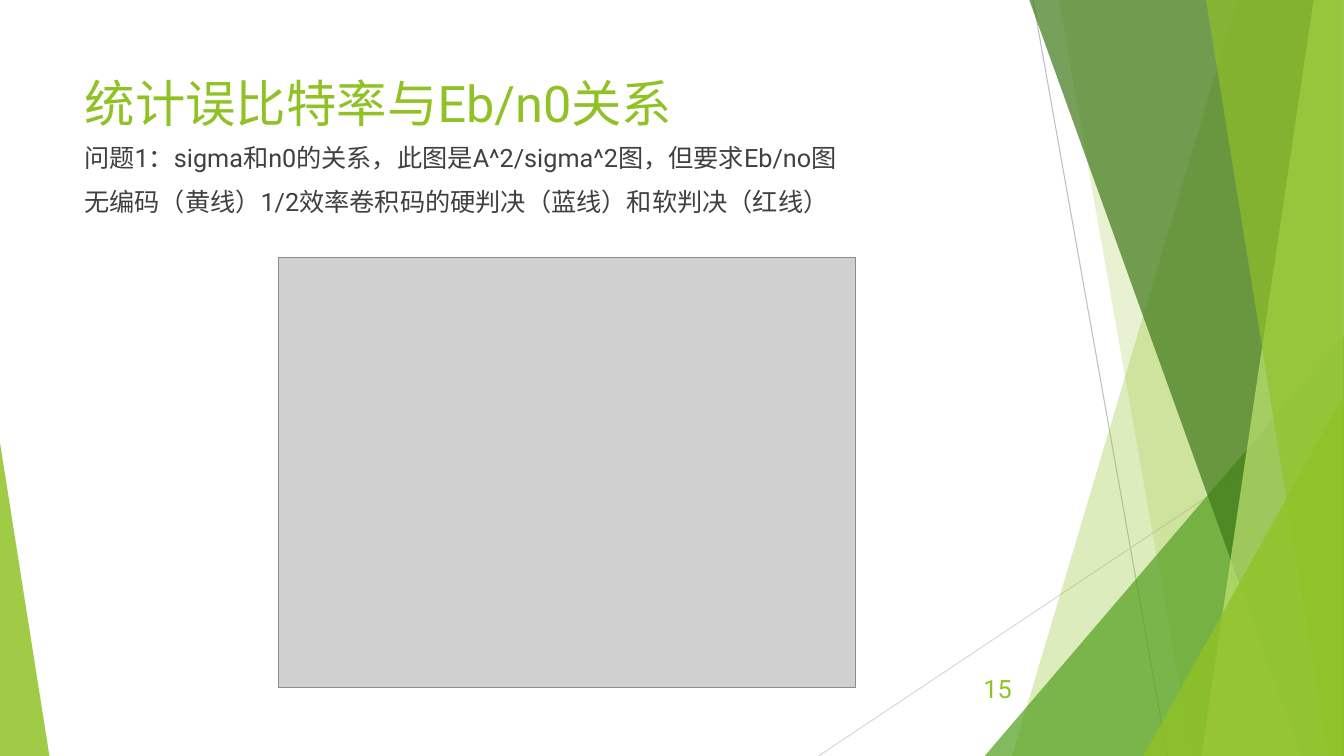
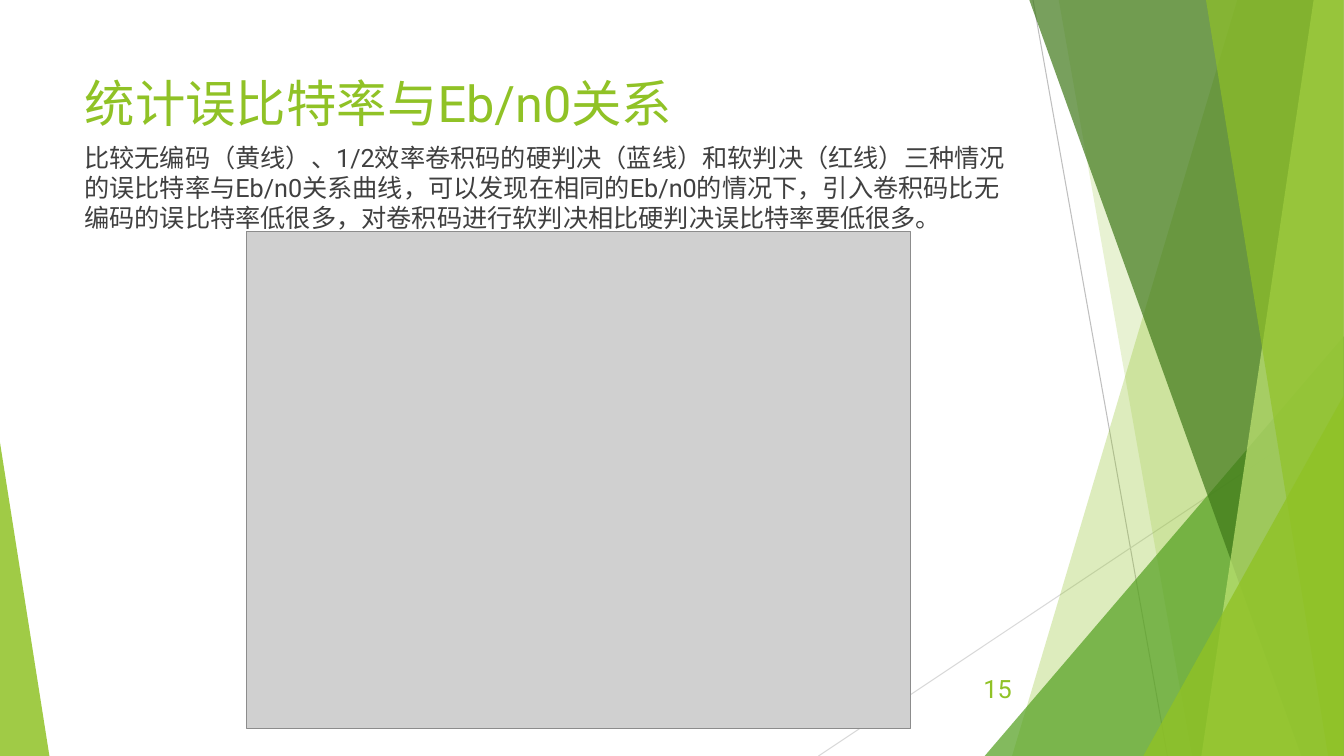
Before and after one commit to EECodingPresentation/project2, a slide deck: slide 15 of 展示报告.pptx. Drawn at 1344x756 pixels with LibreOffice and Linux fonts; fonts in the diff are those of the drawing; grey boxes stand for pictures. Boxes give left, top, right and bottom in pixels: in the first picture for what was removed or moved away, otherwise in the second. Text is boxed around its words. In the diff, an @@ line names an element or a change of style, - is before the commit and + after.

```diff
--- a/展示报告.pptx
+++ b/展示报告.pptx
@@ text at bbox=[84, 145, 1005, 234]: text changed @@
-问题1：sigma和n0的关系，此图是A^2/sigma^2图，但要求Eb/no图
-无编码（黄线）1/2效率卷积码的硬判决（蓝线）和软判决（红线）
+比较无编码（黄线）、1/2效率卷积码的硬判决（蓝线）和软判决（红线）三种情况的误比特率与Eb/n0关系曲线，可以发现在相同的Eb/n0的情况下，引入卷积码比无编码的误比特率低很多，对卷积码进行软判决相比硬判决误比特率要低很多。
@@ picture: place and size @@
-picture at bbox=[279, 257, 856, 688]
+picture at bbox=[247, 232, 911, 729]
```
Also in this commit, not shown: 3 other files.
